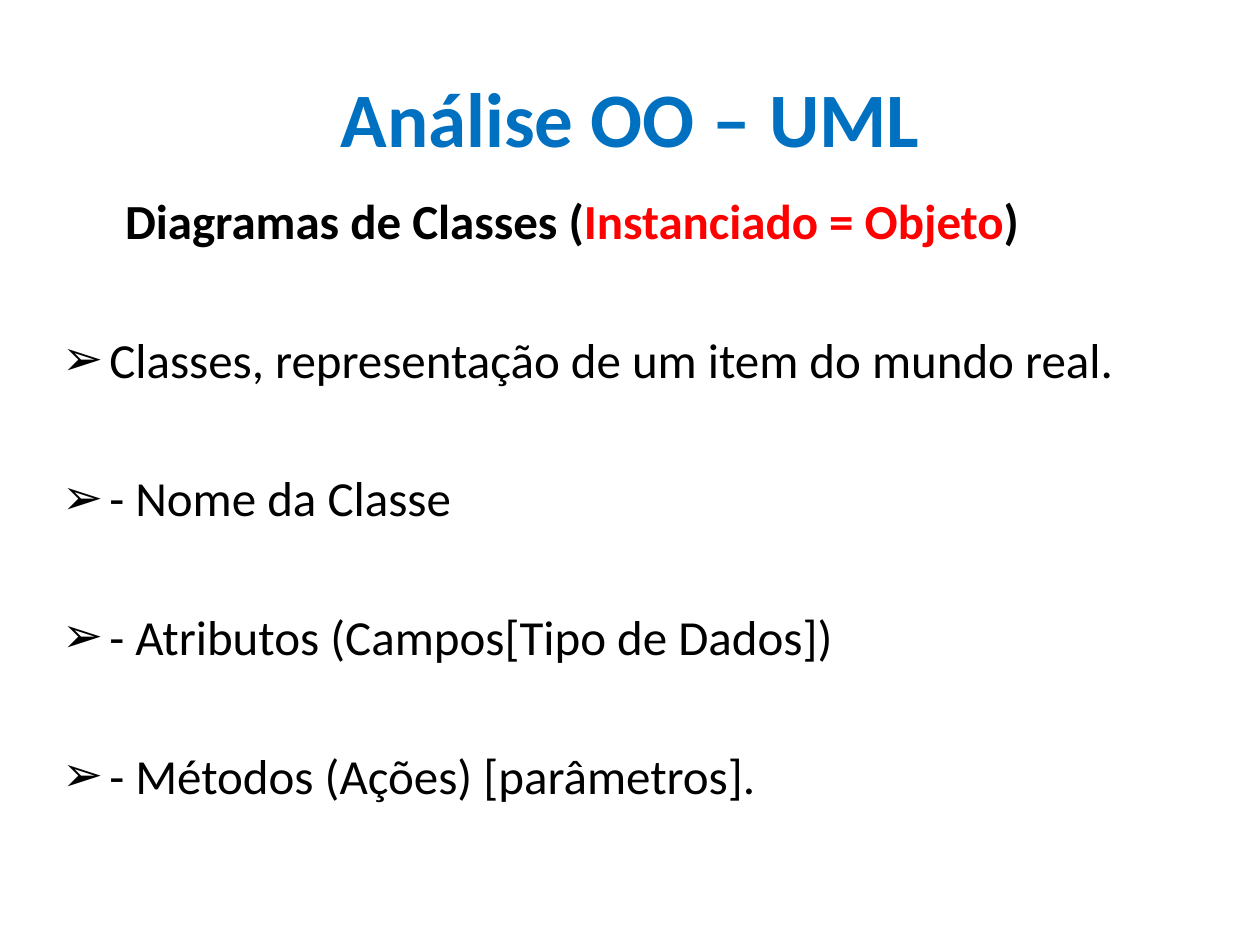
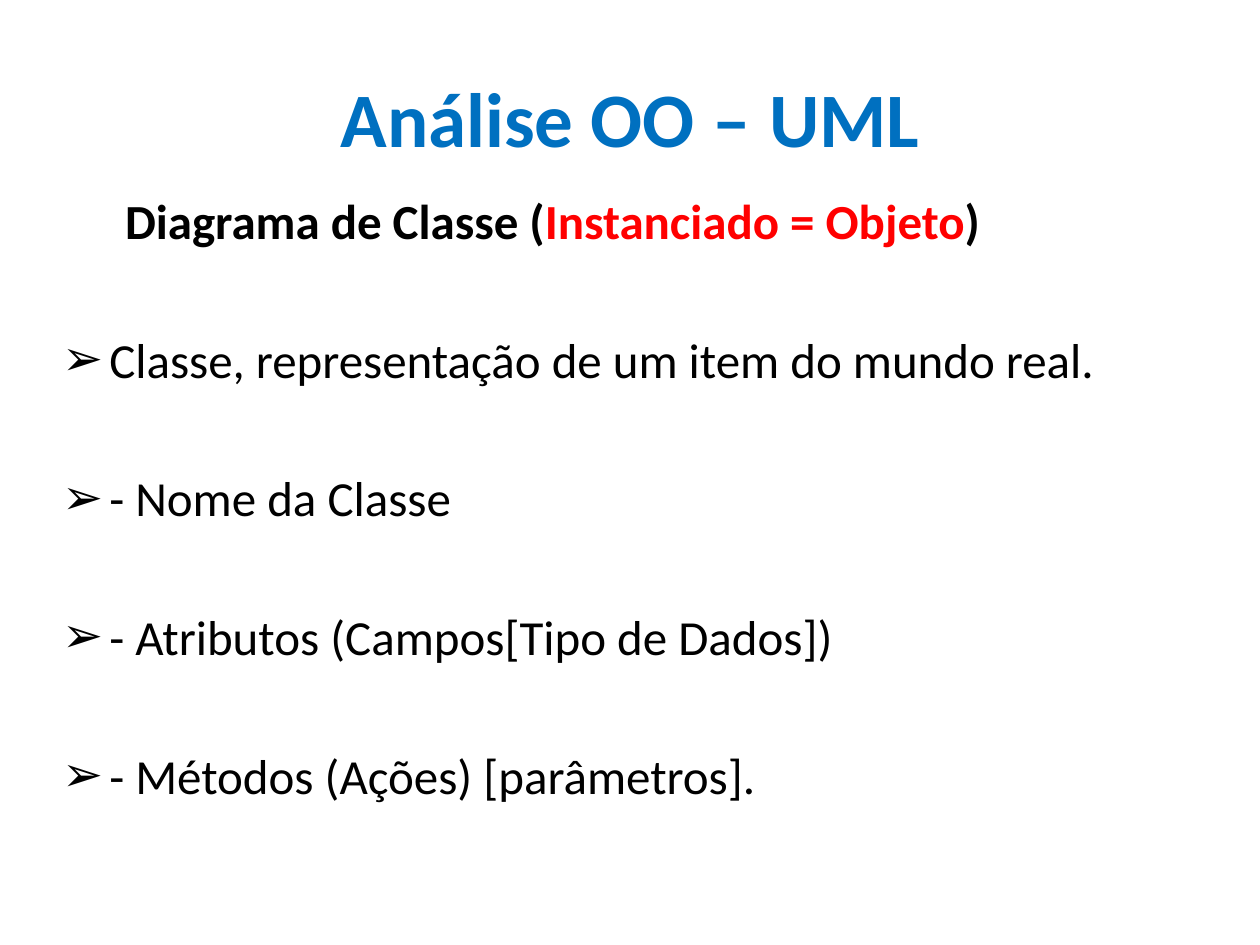
Before and after one commit to CloudEducationBrazil/WydenEngenhariaDeSoftware, a slide deck: slide 19 of 01 Classes/Aulas 03 e 04 Conceitos Métodos Ágeis XP e Analise OO.pptx. Drawn at 1260x945 pixels with LibreOffice and Linux fonts; fonts in the diff are those of the drawing; background and template pictures are left out. Boxes give left, top, right and bottom in pixels: in the first picture for what was removed or moved away, otherwise in the second. Text is boxed around its words. In the diff, an @@ line names an element or a change of style, - is before the commit and + after.

```diff
--- a/01 Classes/Aulas 03 e 04 Conceitos Métodos Ágeis XP e Analise OO.pptx
+++ b/01 Classes/Aulas 03 e 04 Conceitos Métodos Ágeis XP e Analise OO.pptx
@@ text at <box>109,203,1094,387</box>: text changed @@
-Diagramas de Classes (Instanciado = Objeto)
-➢ Classes, representação de um item do mundo real.
+Diagrama de Classe (Instanciado = Objeto)
+➢ Classe, representação de um item do mundo real.
```
Also in this commit, not shown: 5 other slides changed, 1 other file.
